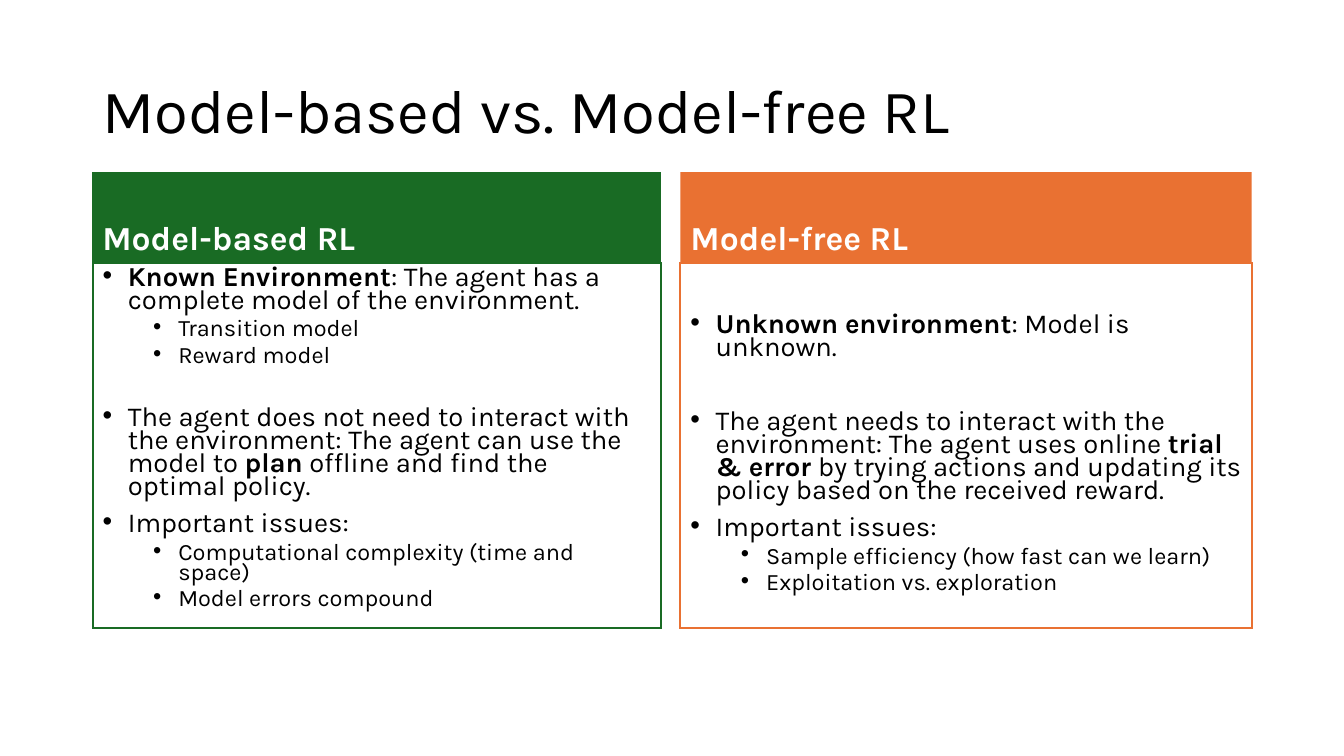
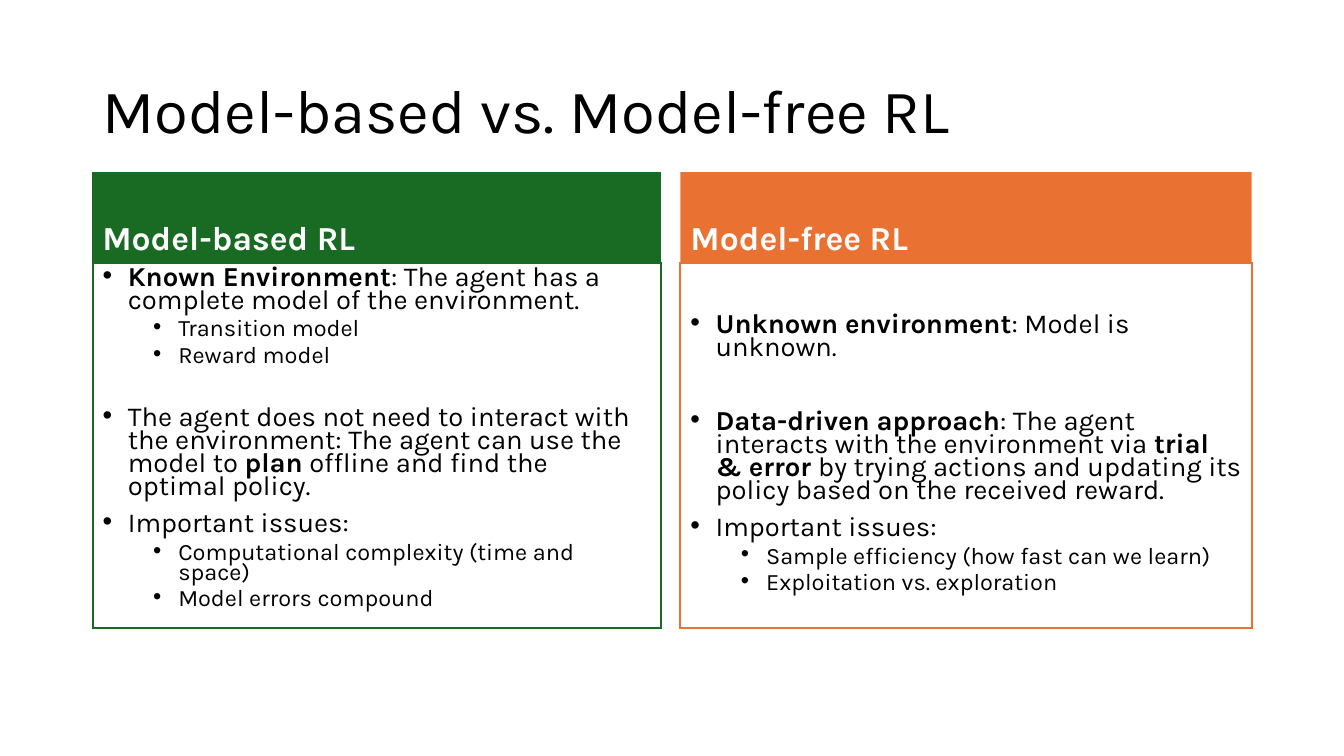
Before and after one commit to mhahsler/Introduction_to_Reinforcement_Learning, a slide deck: slide 37 of slides/Lecture_Chapter01.pptx (slide 33 before the commit). Drawn at 1344x756 pixels with LibreOffice and Linux fonts; fonts in the diff are those of the drawing. Boxes give left, top, right and bottom in pixels: in the first picture for what was removed or moved away, otherwise in the second. Text is boxed around its words. In the diff, an @@ line names an element or a change of style, - is before the commit and + after.

```diff
--- a/slides/Lecture_Chapter01.pptx
+++ b/slides/Lecture_Chapter01.pptx
@@ text at (x1=716, y1=410, x2=1241, y2=506): text changed @@
-• The agent needs to interact with the environment: The agent uses online trial & error by trying actions and updating its policy based on the received reward.
+• Data-driven approach: The agent interacts with the environment via trial & error by trying actions and updating its policy based on the received reward.
```
Also in this commit, not shown: 14 other slides changed, 8 slides added, 4 slides removed, 21 other files.
